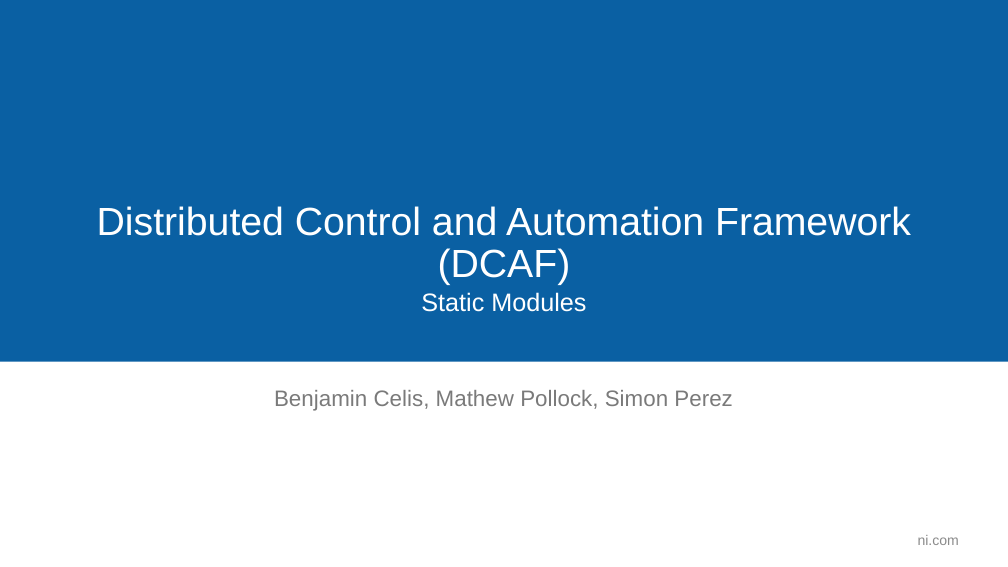
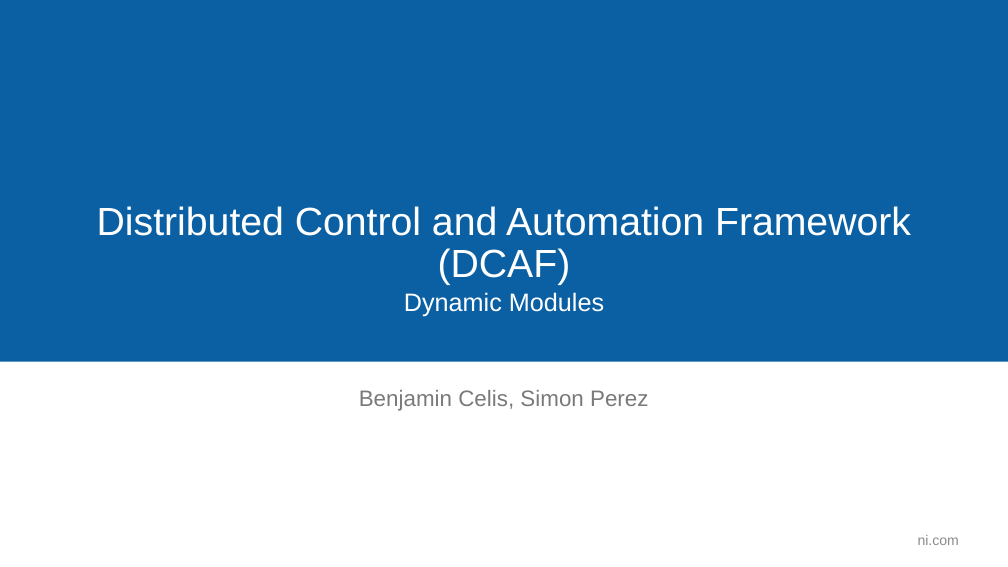
Before and after one commit to LabVIEW-DCAF/Documentation, a slide deck: slide 1 of Trunk/Getting Started Material/DCAF Training/7 Dynamic Modules.pptx. Drawn at 1008x567 pixels with LibreOffice and Linux fonts; fonts in the diff are those of the drawing; background and template pictures are left out. Boxes give left, top, right and bottom in pixels: in the first picture for what was removed or moved away, otherwise in the second. Text is boxed around its words. In the diff, an @@ line names an element or a change of style, - is before the commit and + after.

```diff
--- a/Trunk/Getting Started Material/DCAF Training/7 Dynamic Modules.pptx
+++ b/Trunk/Getting Started Material/DCAF Training/7 Dynamic Modules.pptx
@@ subtitle at [404,292,604,316]: text changed @@
-Static Modules
+Dynamic Modules
@@ text at [359,390,648,411]: text changed @@
-Benjamin Celis, Mathew Pollock, Simon Perez
+Benjamin Celis, Simon Perez
```
Also in this commit, not shown: 1 other slide changed, 21 slides added, 1 other file.
